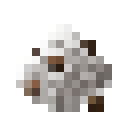
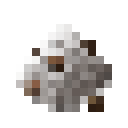
Layered file, before and after one edit (128x128). Changes by layer:
"Layer 2 copy": opacity 50% → 75% over [16, 24, 112, 112]
